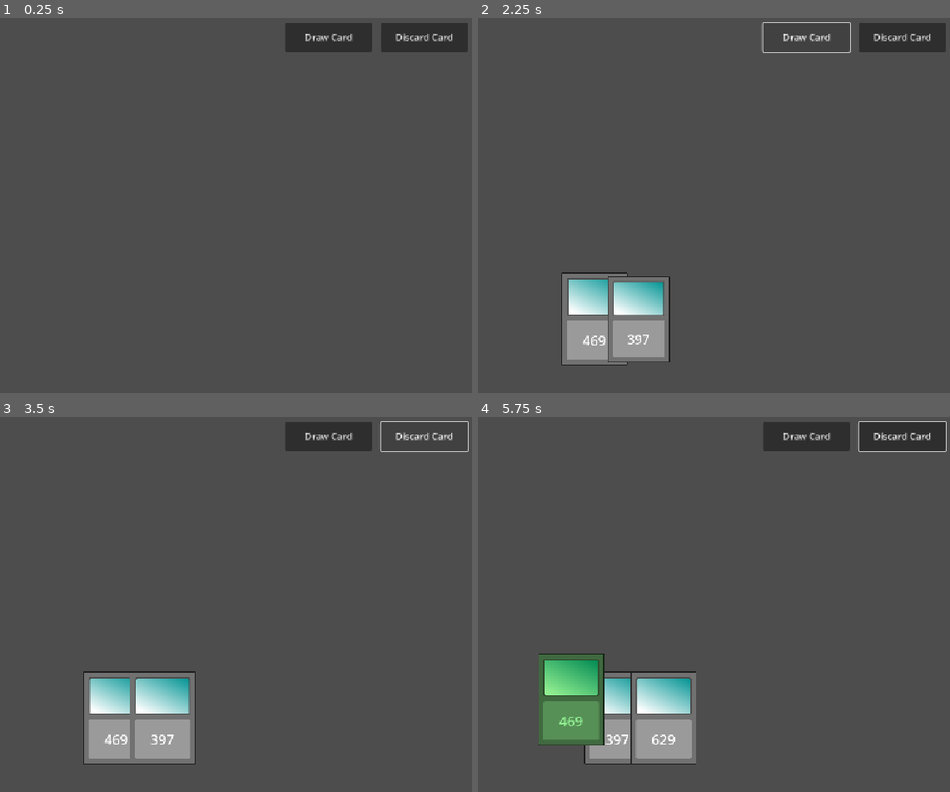
Above: before the commit, frames 1-4 (two rows, left to right).
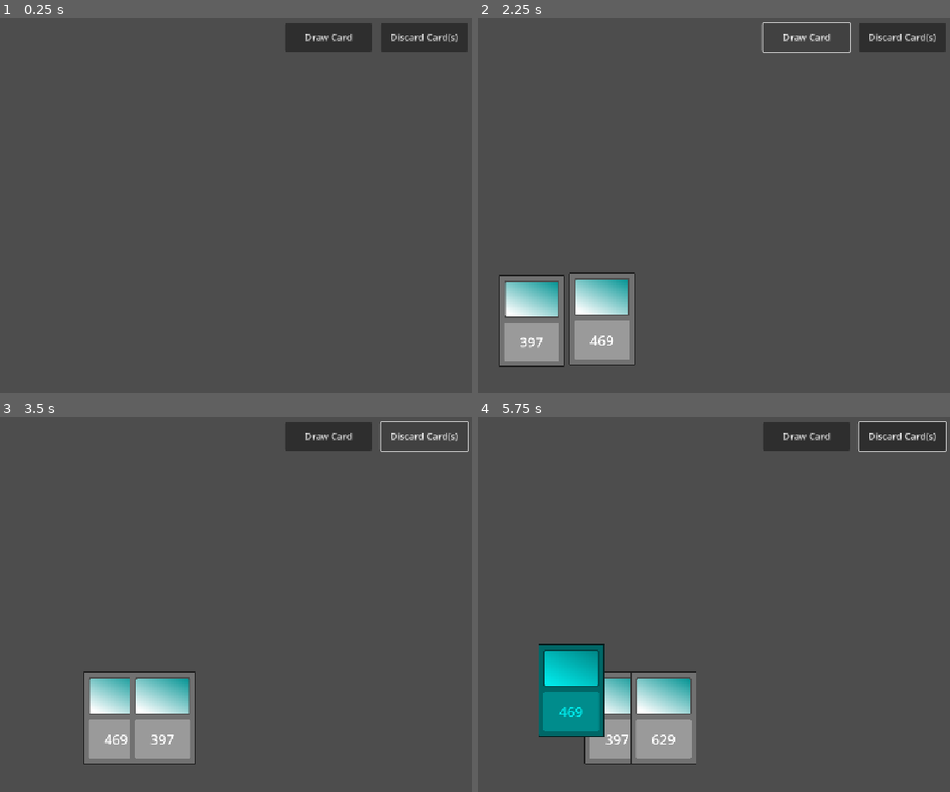
Above: after the commit, the same moments.

Repository: dompetriella/card_engine
Game: Godot game, scene res://root.tscn
The game is run twice, just before and just after one commit, with the same random seed, the same clock (stepped at 60 frames per second) and the same inputs.
Inputs (mouse positions are in pixels of both pictures, inside the frame that each line leads up to):
- Up to frame 1 (0.25 s): no input
- Up to frame 2 (2.25 s): click "Draw Card" at 0.5 s; click "Discard Card" (after the commit: "Discard Card(s)") at 1.25 s; click "Draw Card" at 2 s
- Up to frame 3 (3.5 s): click "Discard Card" (after the commit: "Discard Card(s)") at 2.75 s
- Up to frame 4 (5.75 s): click "Draw Card" at 3.5 s; click "Discard Card" (after the commit: "Discard Card(s)") at 4.25 s; tap Enter at 5 s; drag from (572, 717) to (685, 522) at 5.02 s

The runs differ from the first frame. In frame 1, 0.2% of the frame differs, in the area x 82-98%, y 4-7%; in frame 2, 6.5%, in the area x 4-98%, y 4-94%; in frame 3, 0.2%; in frame 4, 3.9%.

Commit message:
made a full card manger animation suite :D

Diff:
--- a/root.tscn
+++ b/root.tscn
@@ -11,7 +11,6 @@
 func _on_pressed() -> void:
 	var card_manager: CardManager =  get_tree().get_nodes_in_group(GlobalGroupNames.CARD_MANAGER)[0];
 	card_manager.draw_card();
-	card_manager.update_player_hand_card_positions();
 "
 
 [node name="Main" type="Node"]
@@ -21,6 +20,22 @@
 [node name="CardManager" type="Node2D" parent="World" groups=["CardManager"]]
 unique_name_in_owner = true
 script = ExtResource("1_pyidc")
+manipulation_duration = 0.6
+manipulation_transition = 7
+manipulation_easing = 1
+selected_y_offset = -48
+selection_duration = 0.25
+selection_transition = 7
+selection_easing = 1
+scale_while_dragging = 0.9
+drag_transition = 9
+drag_easing = 0
+focus_scale = 1.25
+focus_duration = 0.4
+focus_transition = 8
+focus_easing = 1
+selection_color = Color(2.69532e-06, 0.908469, 0.911418, 1)
+drag_color = Color(0.81736, 0.803387, 7.70092e-07, 1)
 
 [node name="DrawCoordinates" type="Marker2D" parent="World"]
 unique_name_in_owner = true
@@ -70,7 +85,7 @@
 unique_name_in_owner = true
 custom_minimum_size = Vector2(150, 50)
 layout_mode = 2
-text = "Discard Card"
+text = "Discard Card(s)"
 script = ExtResource("3_vvh5c")
 
 [connection signal="pressed" from="CanvasLayer/Control/MarginContainer/HBoxContainer/DrawCard" to="CanvasLayer/Control/MarginContainer/HBoxContainer/DrawCard" method="_on_pressed"]
--- a/scripts/card_manager.gd
+++ b/scripts/card_manager.gd
@@ -1,33 +1,115 @@
 extends Node2D
 class_name CardManager
 
-@export var first_hand_draw_amount: int = 5;
-@onready var draw_coordinates: Marker2D = %DrawCoordinates
-@onready var discard_coordinates: Marker2D = %DiscardCoordinates
-
+#update this to window size
+#this is used for all global position math
 const VIEWPORT_HEIGHT = 648;
 const VIEWPORT_WIDTH = 1152;
 
+#this is tied to the card node via UID
+#card node can be moved anywhere in the project this way
 const CARD_NODE: PackedScene = preload("uid://biy8302fr2vdu");
-const CARD_WIDTH: float = 80;
-const HAND_Y_OFFSET_MARGIN: float = 128;
-const DEFAULT_CARD_SCALE: Vector2 = Vector2(0.5, 0.5);
+
 const DEFAULT_CARD_Z_INDEX: int = 1;
 const CARD_SELECTED_Z_INDEX: int = 99;
 const CARD_DRAGGING_Z_INDEX: int = 999;
-const CARD_SELECTED_Y_OFFSET: float = -32;
-# in seconds
-const TIME_BEFORE_CARD_IS_DRAGGED: float = 0.5;
+
+#testing coords for where cards will first generate
+@onready var draw_coordinates: Marker2D = %DrawCoordinates
+#testing coords for where cards will move to on discard
+@onready var discard_coordinates: Marker2D = %DiscardCoordinates
+
+# need to update this dynamically based on card size
+# and hand area
+const CARD_WIDTH: float = 80;
+
+@export_category("Hand Position")
+## Offset in pixels of the hand
+## from the bottom of the screen
+@export var hand_y_offset_margin: int = 128;
+
+@export_category("Card Properties")
+## Adjusts the starting scale of the card without any
+## modifications to its size (ie, hover, select, drag, etc)
+@export var default_card_scale: float = 0.5;
+
+@export_category("Deck Manipulation")
+
+@export_subgroup("Animation")
+## Duration (in seconds) for cards to move to and fro from the deck, ie
+## if a card is moved, discarded, dragged etc
+@export var manipulation_duration: float = 0.2;
+@export var manipulation_transition: Tween.TransitionType = Tween.TRANS_QUAD;
+@export var manipulation_easing: Tween.EaseType = Tween.EASE_IN_OUT;
+
+@export_category("Card Selection")
+
+## Adjusts how far a card moves on the y-axis
+## when selected.
+@export var selected_y_offset: int = -32
+
+@export_subgroup("Animation")
+## Duration (in seconds) of tween for selection animation (when clicking a card)
+@export var selection_duration: float = 0.2
+@export var selection_transition: Tween.TransitionType = Tween.TRANS_QUAD;
+@export var selection_easing: Tween.EaseType = Tween.EASE_IN_OUT;
+
+
+@export_category("Click and Drag")
+
+## How long (in seconds) the user needs to hold down the select button
+## until the cards starts following the mouse (dragging)
+@export var time_until_dragged: float = 0.5;
+
+## Scale of card being dragged
+@export var scale_while_dragging: float = 0.8;
+#not an export variable, but used per frame
+# to calculate time
 var drag_timer: float = 0.0;
 
-const FOCUS_TWEEN_DURATION: float = 0.2;
-const SELECTION_TWEEN_DURATION: float = 0.2;
-const DRAG_TWEEN_DURATION: float = 0.2;
+@export_subgroup("Animation")
+## Duration (in seconds) of tween for drag animation
+@export var drag_duration: float = 0.2;
+@export var drag_transition: Tween.TransitionType = Tween.TRANS_QUAD;
+@export var drag_easing: Tween.EaseType = Tween.EASE_IN_OUT;
+
+@export_category("Card Focus")
+
+## Scale of card while focused
+@export var focus_scale: float = 1.2;
+
+@export_subgroup("Animation")
+## Duration (in seconds) of tween for focus animation (when hovering over a card)
+@export var focus_duration: float = 0.2;
+@export var focus_transition: Tween.TransitionType = Tween.TRANS_QUAD;
+@export var focus_easing: Tween.EaseType = Tween.EASE_IN_OUT;
+
+
+@export_category("Card Draw")
+## Scale of card as it comes from the deck
+@export var initial_draw_scale: float = 0.2;
+
+@export_subgroup("Animation")
+## Duration (in seconds) of animation as the card enters the deck.
+## Note: this is just animation of the card.  Card animation movement
+## is controlled by the deck manipulation speed variable
+@export var draw_animation_duration: float = 0.2;
+@export var draw_transition: Tween.TransitionType = Tween.TRANS_QUAD;
+@export var draw_easing: Tween.EaseType = Tween.EASE_IN_OUT;
+
+@export_category("Testing")
+## Highlights a selected card in this color.  White shows no color
+@export var selection_color: Color = Color.WHITE;
+## Highlights a dragged card in this color.  White shows no color
+@export var drag_color: Color = Color.WHITE;
+
+var card_to_land_on: CardNode;
 
 var is_hovering_over_card: bool = false;
 
+
 var card_clicked_in_memory: CardNode;
-var selected_cards: Array[CardNode];
+var selected_cards: Array[CardNode] = [];
 var player_hand: Array[CardNode] = [];
 var discard_pile: Array[CardNode] = [];
 
@@ -38,10 +120,11 @@
 func _process(delta: float) -> void:
 	if (card_clicked_in_memory):
 		drag_timer += delta;
-		if (drag_timer > TIME_BEFORE_CARD_IS_DRAGGED):
+		if (drag_timer > time_until_dragged):
 			set_card_drag_properties(card_clicked_in_memory);
 			var mouse_position: Vector2 = get_global_mouse_position();
 			card_clicked_in_memory.position = mouse_position;
+
 
 
 
@@ -58,22 +141,27 @@
 
 			#meaning that we clicked on a card
 			if card_clicked_in_memory:
-				if drag_timer < TIME_BEFORE_CARD_IS_DRAGGED:
+				if drag_timer < time_until_dragged:
 
 					# Only select/deselect if it wasn't dragged
 					if card_clicked_in_memory not in selected_cards:
 						selected_cards.append(card_clicked_in_memory)
 						set_card_as_selected(card_clicked_in_memory)
+						card_clicked_in_memory = null
+						return;
 					else:
 						selected_cards.erase(card_clicked_in_memory)
-						set_card_as_not_selected(card_clicked_in_memory)
+						set_card_as_not_selected(card_clicked_in_memory);
+						card_clicked_in_memory = null
+						return;
+
+
 					card_clicked_in_memory = null
 
 					drag_timer = 0.0
 					update_player_hand_card_positions()
 				else:
-					# Reset drag variables after releasing
-					card_clicked_in_memory.modulate = Color.WHITE;
+					set_card_not_dragged_properties(card_clicked_in_memory);
 					card_clicked_in_memory = null
 
 					drag_timer = 0.0
@@ -143,10 +231,11 @@
 	player_hand[index_one] = player_hand[index_two]
 	player_hand[index_two] = temp
 
+
 func draw_card() -> void:
 	var card_node: CardNode = CARD_NODE.instantiate();
 
-	card_node.scale = DEFAULT_CARD_SCALE;
+	card_node.scale = Vector2(default_card_scale, default_card_scale);
 	card_node.id = randi_range(0, 999);
 	player_hand.append(card_node);
 
@@ -155,20 +244,23 @@
 	card_node.card_unfocused.connect(_on_card_is_unfocused.bind());
 
 	self.add_child(card_node);
-	card_node.global_position = draw_coordinates.global_position;
-	card_node.scale = Vector2(0.1, 0.1);
-	var tween = get_tree().create_tween();
-	tween.tween_property(card_node, "scale", DEFAULT_CARD_SCALE, 0.2).set_ease(Tween.EASE_IN);
+	if (draw_coordinates != null):
+		card_node.global_position = draw_coordinates.global_position;
+	card_node.scale = Vector2(default_card_scale, default_card_scale) * initial_draw_scale;
+	var tween = get_tree().create_tween();
+	tween.tween_property(card_node, "scale", Vector2(default_card_scale, default_card_scale), draw_animation_duration).set_trans(draw_transition).set_ease(draw_easing);
 	update_player_hand_card_positions();
 
 func discard_card(card: CardNode) -> void:
 	player_hand.erase(card);
-
 	discard_pile.append(card);
-
-	var tween = get_tree().create_tween();
-	tween.parallel().tween_property(card, "scale", Vector2(0,0), 0.2).set_ease(Tween.EASE_OUT);
-	tween.parallel().tween_property(card, "global_position", discard_coordinates.global_position, 0.2).set_ease(Tween.EASE_OUT);
+	if (card in selected_cards):
+		selected_cards.erase(card);
+
+	var discard_location: Vector2 = discard_coordinates.global_position;
+	var tween = get_tree().create_tween();
+	tween.parallel().tween_property(card, "scale", Vector2(0,0), draw_animation_duration).set_trans(draw_transition).set_ease(draw_easing);
+	tween.parallel().tween_property(card, "global_position", discard_location, draw_animation_duration).set_trans(draw_transition).set_ease(draw_easing);
 
 	update_player_hand_card_positions();
 
@@ -182,13 +274,13 @@
 		var total_width: float = (player_hand.size() - 1) * CARD_WIDTH;
 		var viewport: Vector2 = Vector2(VIEWPORT_WIDTH, VIEWPORT_HEIGHT);
 		var x_center: float = viewport.x / 2;
-		var selected_y_offset: float = CARD_SELECTED_Y_OFFSET if player_hand[i] in selected_cards else 0;
-		var y_position: float = viewport.y - HAND_Y_OFFSET_MARGIN + selected_y_offset;
+		var selected_y_offset: float = selected_y_offset if player_hand[i] in selected_cards else 0;
+		var y_position: float = viewport.y - hand_y_offset_margin + selected_y_offset;
 		var card_x_offset: float = x_center + i * CARD_WIDTH - total_width / 2;
 		var new_position =	Vector2(card_x_offset, y_position);
 		var tween: Tween = get_tree().create_tween();
 		var card: CardNode = player_hand[i];
-		tween.tween_property(card, "global_position", new_position, 0.2).set_trans(Tween.TRANS_QUAD).set_ease(Tween.EASE_OUT);
+		tween.tween_property(card, "global_position", new_position, manipulation_duration).set_trans(manipulation_transition).set_ease(manipulation_easing);
 
 		calculate_card_order_z_index();
 
@@ -221,35 +313,37 @@
 # for a controller, it'd be the current focus to click a button
 
 func set_card_focus_properties(card: CardNode):
-	print('focused')
 	if (card not in selected_cards):
 		var tween = get_tree().create_tween()
-		tween.tween_property(card, "scale", DEFAULT_CARD_SCALE * 1.20, FOCUS_TWEEN_DURATION).set_trans(Tween.TRANS_QUAD).set_ease(Tween.EASE_OUT)
+		tween.tween_property(card, "scale", Vector2(default_card_scale, default_card_scale) * focus_scale, focus_duration).set_trans(focus_transition).set_ease(focus_easing)
 		card.z_index = CARD_SELECTED_Z_INDEX + 1;
 
 func set_card_unfocused_properties(card: CardNode):
 	var tween = get_tree().create_tween();
-	tween.tween_property(card, "scale", DEFAULT_CARD_SCALE, FOCUS_TWEEN_DURATION).set_trans(Tween.TRANS_QUAD).set_ease(Tween.EASE_IN)
+	tween.tween_property(card, "scale", Vector2(default_card_scale, default_card_scale), focus_duration).set_trans(focus_transition).set_ease(focus_easing)
 	calculate_card_order_z_index();
 
 func set_card_as_selected(card: CardNode):
 	card.z_index = CARD_SELECTED_Z_INDEX;
 	var tween = get_tree().create_tween();
-	var new_y_position: float = card.global_position.y + CARD_SELECTED_Y_OFFSET;
-	tween.tween_property(card, "global_position:y", new_y_position, SELECTION_TWEEN_DURATION).set_trans(Tween.TRANS_QUAD).set_ease(Tween.EASE_OUT);
-	card.modulate = Color.LIGHT_GREEN;
-	print(selected_cards);
+	var new_y_position: float = card.global_position.y + selected_y_offset;
+	tween.tween_property(card, "global_position:y", new_y_position, selection_duration).set_trans(selection_transition).set_ease(selection_easing);
+	card.modulate = selection_color;
 
 func set_card_as_not_selected(card: CardNode):
-	var new_y_position: float = card.global_position.y - CARD_SELECTED_Y_OFFSET;
-	var tween = get_tree().create_tween();
-	tween.tween_property(card, "global_position:y", new_y_position, SELECTION_TWEEN_DURATION).set_trans(Tween.TRANS_QUAD).set_ease(Tween.EASE_OUT);
+	var new_y_position: float = card.global_position.y - selected_y_offset;
+	var tween = get_tree().create_tween();
+	tween.tween_property(card, "global_position:y", new_y_position, selection_duration).set_trans(selection_transition).set_ease(selection_easing);
 	card.z_index = DEFAULT_CARD_Z_INDEX;
 	card.modulate = Color.WHITE;
-	print(selected_cards);
 
 func set_card_drag_properties(card: CardNode):
 	card.z_index = CARD_DRAGGING_Z_INDEX;
-	card.modulate = Color.LIGHT_GOLDENROD;
+	card.modulate = drag_color;
 	var tween: Tween = get_tree().create_tween();
-	tween.tween_property(card, "scale", DEFAULT_CARD_SCALE * 0.95, DRAG_TWEEN_DURATION).set_trans(Tween.TRANS_QUAD).set_ease(Tween.EASE_OUT);
+	tween.tween_property(card, "scale", Vector2(default_card_scale, default_card_scale) * scale_while_dragging, drag_duration).set_trans(drag_transition).set_ease(drag_easing);
+
+func set_card_not_dragged_properties(card: CardNode):
+	card.modulate = Color.WHITE;
+	var tween: Tween = get_tree().create_tween();
+	tween.tween_property(card, "scale", Vector2(default_card_scale, default_card_scale) * scale_while_dragging, drag_duration).set_trans(drag_transition).set_ease(drag_easing);
--- a/testing/discard_card.gd
+++ b/testing/discard_card.gd
@@ -3,6 +3,10 @@
 
 
 func _on_pressed() -> void:
-	var card_manager: CardManager =  get_tree().get_nodes_in_group(GlobalGroupNames.CARD_MANAGER)[0];
-	for card: CardNode in card_manager.selected_cards:
-		card_manager.discard_card(card);
+	var card_manager: CardManager = get_tree().get_nodes_in_group(GlobalGroupNames.CARD_MANAGER)[0];
+	var selected_cards_copy := card_manager.selected_cards.duplicate()
+
+	for card: CardNode in selected_cards_copy:
+		print(card_manager.selected_cards)
+		print(card.id)
+		card_manager.discard_card(card)
